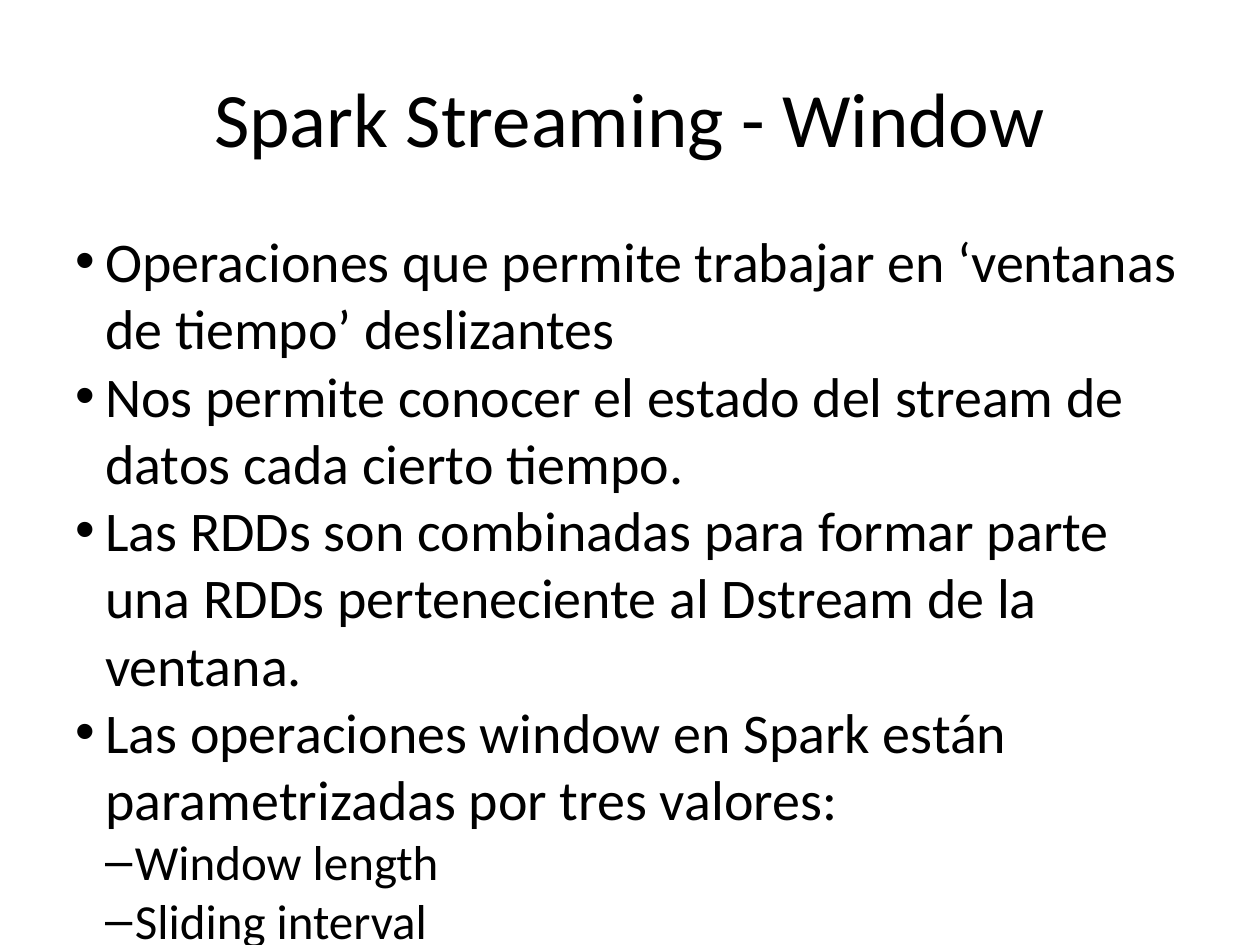
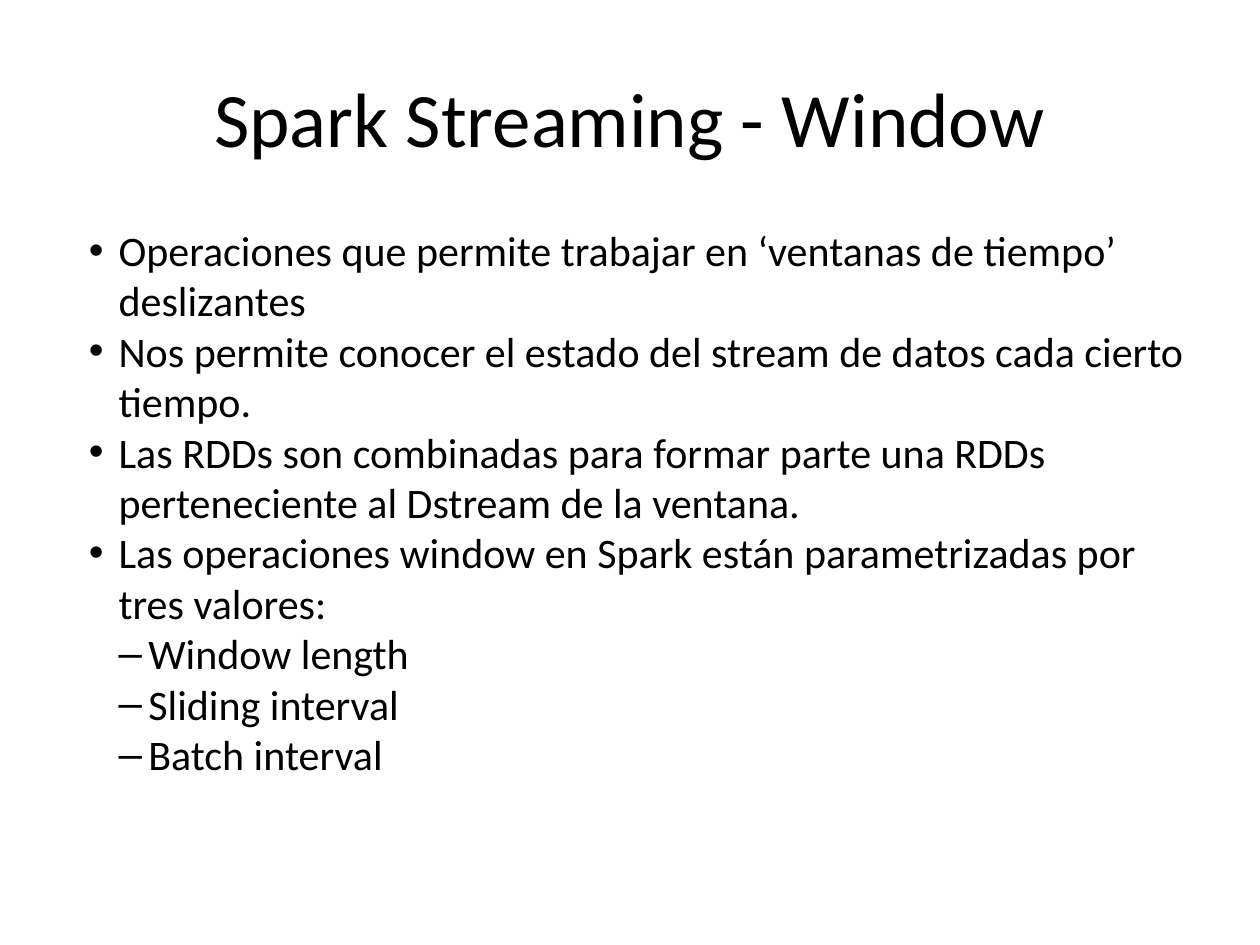
Before and after one commit to chicochica10/utad-spark-ml, a slide deck: slide 37 of apuntes-df-streaming/Spark Streaming.pptx. Drawn at 1260x945 pixels with LibreOffice and Linux fonts; fonts in the diff are those of the drawing. Boxes give left, top, right and bottom in pixels: in the first picture for what was removed or moved away, otherwise in the second. Text is boxed around its words. In the diff, an @@ line names an element or a change of style, - is before the commit and + after.

```diff
--- a/apuntes-df-streaming/Spark Streaming.pptx
+++ b/apuntes-df-streaming/Spark Streaming.pptx
@@ text "Operaciones que permite trabajar en ...": place and size @@
-text "Operaciones que permite trabajar en ..." at (105,242,1176,945)
+text "Operaciones que permite trabajar en ..." at (119,236,1183,771)
@@ text "Operaciones que permite trabajar en ..." at (119,236,1183,771): size 32 to 24 pt in "Operaciones que permite trabajar en ‘ventanas de ...", "Nos permite conocer el estado del stream ...", "Las RDDs son combinadas para formar parte ...", "Las operaciones window en Spark están parametrizadas ..."; size 28 to 24 pt in "Window length", "Sliding interval", "Batch interval" @@
```
Also in this commit, not shown: 31 other slides changed, 14 other files.
